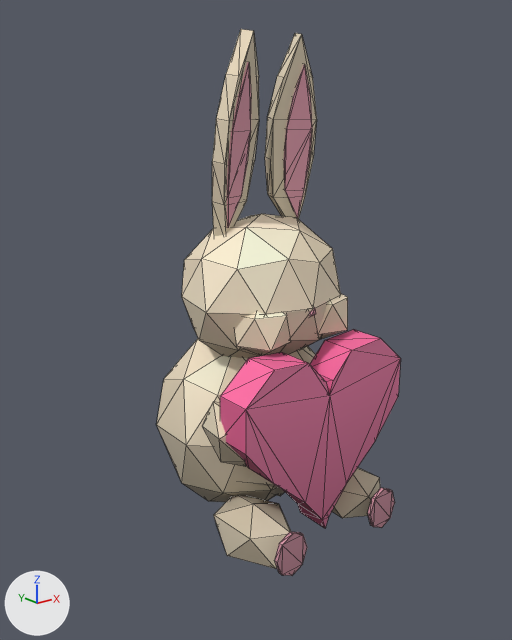
One commit to the glTF model public/models/omg-c/bunny-heart.glb: the scene before it, then after it.
The view is the same before and after, from a 50 mm camera at (-10.67, -13.45, 10.58) aimed at (-0.14, -0.29, 5.32). The lights are fixed; the arrows at lower left show +X, +Y and +Z. The older version comes first. Mesh edges are drawn as thin lines. Vertices at exactly the same position are counted once.

In view in the first picture: 'ears_mesh', 'heart_mesh', 'root_mesh'.
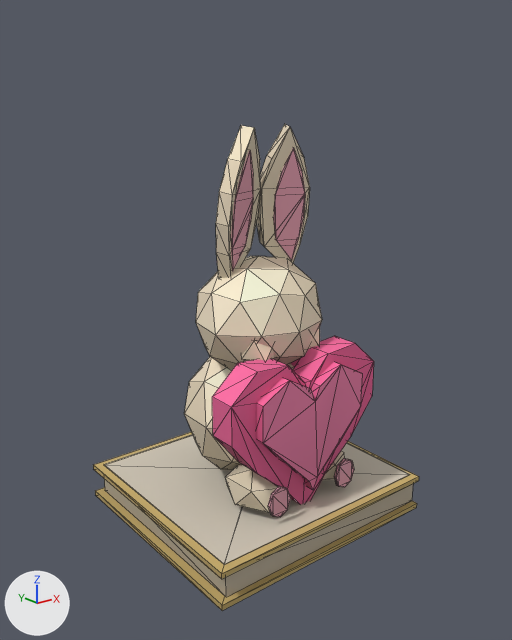
ob_pivot_ears is not drawn itself; it is the parent of ob_ears_mesh.
ob_pivot_heart is not drawn itself; it is the parent of ob_heart_mesh.

The change in detail:
me_mesh_0 is used by ob_ears_mesh; parent ob_pivot_ears; location (-0.9, 0.1, 0.1); rotation (0.14, 0.0, 0.279), in degrees (8, 0, 16).
me_mesh_0 had 80 vertices, 144 faces and spanned x -0.56..2.16, y -0.9..0.17, z 0.0..4.66.
me_mesh_0 now has 80 vertices, 144 faces and spans x -0.86..2.61, y -1.39..0.25, z 0.0..5.09.
me_mesh_0 part 1: the loose piece of 20 vertices spanning x -0.56..0.56, y -0.17..0.17, z 0.0..4.6 is scaled about its middle by (1.53, 1.43, 1.09), then moved by (0.0, 0.0, 0.2).
me_mesh_0 part 2: the loose piece of 20 vertices spanning x -0.45..0.23, y -0.22..-0.1, z 0.38..3.98 is scaled about its middle by (1.61, 1, 1.08), then moved by (-0.04, -0.07, 0.21).
me_mesh_0 part 3: 40 of 80 vertices moved; they spanned x 0.96..2.16, y -0.9..0.01, z 0.08..4.66 and now span x 0.89..2.61, y -1.39..0.12, z 0.12..5.09; mean shift (0.18, -0.24, 0.23); largest move (2.09, -0.58, 2.87) -> (2.52, -0.97, 3.17).
me_mesh_1 is used by ob_heart_mesh; parent ob_pivot_heart; location (0.0, 0.0, -1.2).
me_mesh_1 had 36 vertices, 68 faces and spanned x -2.43..2.43, y -0.45..0.45, z -1.91..2.62.
me_mesh_1 now has 64 vertices, 120 faces and spans x -3.15..3.15, y -0.85..0.5, z -2.47..3.4.
me_mesh_1 part 4: the whole mesh is rebuilt.
me_mesh_2 is used by ob_root_mesh; parent ob_pivot_root; location (0.0, 0.2, 2.6).
me_mesh_2 had 248 vertices, 436 faces and spanned x -2.59..2.59, y -3.5..2.83, z -2.61..5.35.
me_mesh_2 now has 310 vertices, 532 faces and spans x -4.52..4.52, y -4.37..3.97, z -3.92..5.69.
me_mesh_2 part 5: a new loose piece, a box spanning x -4.52..4.52, y -4.37..3.97, z -3.92..-3.73, in mat_paper.
me_mesh_2 part 6: a new loose piece, a box spanning x -4.21..4.49, y -4.16..3.76, z -3.73..-2.79, in mat_paper.
me_mesh_2 part 7: a new loose piece, a box spanning x -4.52..4.52, y -4.37..3.97, z -2.79..-2.6, in mat_paper.
me_mesh_2 part 8: a new loose piece, a box spanning x -4.207..4.346, y -4.094..3.694, z -2.6..-2.572, in mat_paper.
me_mesh_2 part 9: 42 vertices moved from x -2.08..2.1, y -2.4..1.42, z 1.62..5.35 to x -2.33..2.35, y -2.64..1.66, z 1.48..5.69; 10 vertices added at x 0.86..2.24, y -1.98..-0.92, z 1.53..2.37.
me_mesh_2 part 10: 246 kept faces spanning x -2.59..2.59, y -3.5..2.83, z -2.61..2.31 get new vertex colours.
Other edits to the shape of me_mesh_2 do not show in these pictures.
Object 'pivot_ears' (ob_pivot_ears) moves from (0.0, -0.2, 7.3) to (0.0, -0.144, 6.199).
Object 'ears_mesh' (ob_ears_mesh) moves from (-0.9, 0.1, 0.1) to (-0.755, 0.0719, 0.216).
Object 'ears_mesh' (ob_ears_mesh) turns from (8, 0, 16) to (8, 0, 20) degrees about x, y and z.
Object 'ears_mesh' (ob_ears_mesh) is rescaled from (1.0, 1.0, 1.0) to (0.719, 0.719, 0.719).
Object 'pivot_heart' (ob_pivot_heart) moves from (0.0, -2.35, 3.7) to (0.0, -1.87, 3.539).
Object 'heart_mesh' (ob_heart_mesh) moves from (0.0, 0.0, -1.2) to (0.0, 0.144, -1.15).
Object 'heart_mesh' (ob_heart_mesh) is rescaled from (1.0, 1.0, 1.0) to (0.719, 0.719, 0.719).
Object 'root_mesh' (ob_root_mesh) moves from (0.0, 0.2, 2.6) to (0.0, 0.144, 2.82).
Object 'root_mesh' (ob_root_mesh) is rescaled from (1.0, 1.0, 1.0) to (0.719, 0.719, 0.719).

Location of each change, (x1, y1, x2, y2) in pixels of the pictures (512 x 640 px; the box of a moved part takes in the faces that stretch with it):
'root_mesh', reshaped, moved, rescaled (36% wider)
    before: (156, 214, 395, 576)
    after: (93, 256, 419, 611)
'heart_mesh', reshaped, moved, rescaled (10% narrower, 15% shorter)
    before: (220, 329, 401, 528)
    after: (212, 336, 374, 505)
'ears_mesh', reshaped, moved, turned, rescaled
    before: (212, 29, 317, 236)
    after: (216, 124, 310, 278)
part 1 of me_mesh_0, moved or reshaped
    before: (212, 29, 259, 236)
    after: (216, 125, 261, 278)
part 2 of me_mesh_0, moved or reshaped
    before: (227, 62, 251, 228)
    after: (231, 150, 253, 271)
part 3 of me_mesh_0, moved or reshaped
    before: (265, 33, 317, 219)
    after: (257, 124, 310, 263)
part 5 of me_mesh_2, added
    after: (95, 487, 417, 611)
part 6 of me_mesh_2, added
    after: (104, 479, 413, 597)
part 7 of me_mesh_2, added
    after: (93, 432, 419, 579)
part 8 of me_mesh_2, added
    after: (104, 434, 410, 565)
part 9 of me_mesh_2, moved or reshaped
    before: (182, 214, 341, 359)
    after: (196, 256, 322, 370)
part 10 of me_mesh_2, recoloured
    before: (156, 340, 395, 576)
    after: (184, 357, 354, 517)
